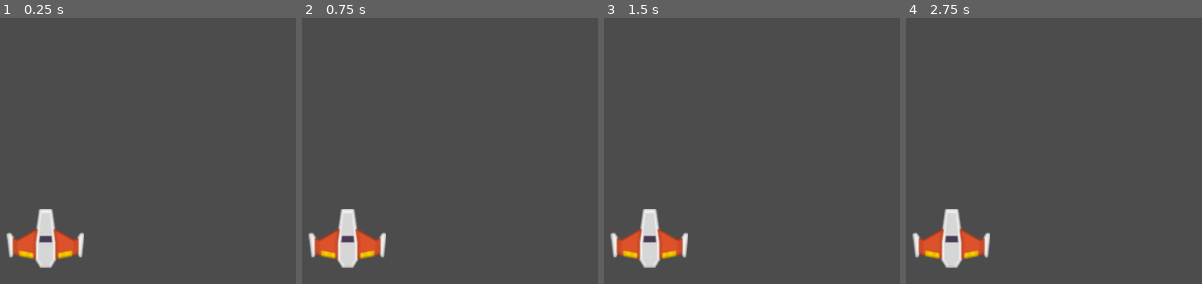
Above: before the commit, frames 1-4 (left to right).
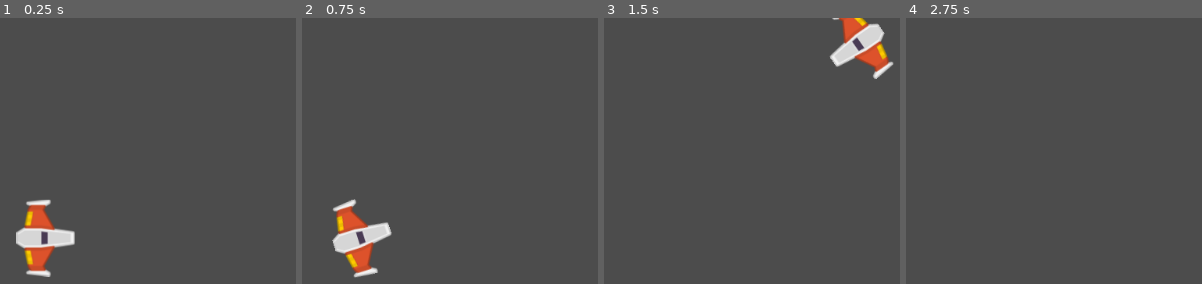
Above: after the commit, the same moments.

Repository: LordDarken75/Meteoritos_Juego
Game: Godot game, scene res://Juego/Naves/NivelTest.tscn
Two runs of this game, one before a commit and one after it. Both use one fixed random seed, a clock stepped at 60 frames per second and the inputs below.
Inputs:
- Up to frame 1 (0.25 s): no input
- Up to frame 2 (0.75 s): tap Enter at 0.5 s; hold W (mover_adelante, bound only after the commit) from 0.53 s (still down); hold A (rotar_antihorario, bound only after the commit) from 0.53 s (still down)
- Up to frame 3 (1.5 s): tap D (rotar_horario, bound only after the commit) at 0.8, 1.35 s; release W (mover_adelante, bound only after the commit) at 1.28 s; release A (rotar_antihorario, bound only after the commit) at 1.28 s; hold S (mover_atras, bound only after the commit) from 1.28 s (still down)
- Up to frame 4 (2.75 s): tap A (rotar_antihorario, bound only after the commit) at 1.55 s; tap Space at 2 s; release S (mover_atras, bound only after the commit) at 2.03 s; hold W (mover_adelante, bound only after the commit) from 2.03 s (still down); hold A (rotar_antihorario, bound only after the commit) from 2.03 s (still down); tap D (rotar_horario, bound only after the commit) at 2.3 s

The runs differ from the first frame. In frame 1, 3.9% of the frame differs, in the area x 2-29%, y 68-98%; in frame 2, 3.8%; in frame 3, 5.6%, in the area x 2-98%, y 0-94%; in frame 4, 3.0%.

Commit message:
Movimiento
Agregado:
- Movimiento adelante / atras
- Rotacion
- Input

Diff:
--- /dev/null
+++ b/Juego/Naves/Player/Player.gd
@@ -0,0 +1,39 @@
+class_name Player
+extends RigidBody2D
+
+## Atributos Export
+export var potencia_motor:int = 20
+export var potencia_rotacion:int = 280
+
+## Atributos
+var empuje:Vector2 = Vector2.ZERO
+var dir_rotacion:int = 0
+
+## Metodos
+func _integrate_forces(state: Physics2DDirectBodyState) -> void:
+	apply_central_impulse(empuje.rotated(rotation))
+	apply_torque_impulse(dir_rotacion * potencia_rotacion)
+
+
+func _process(delta: float) -> void:
+	player_input()
+
+## Metodos custom
+func player_input() -> void:
+	## Empuje
+	empuje = Vector2.ZERO
+	if Input.is_action_pressed("mover_adelante"):
+		empuje = Vector2(potencia_motor, 0)
+	elif Input.is_action_pressed("mover_atras"):
+		empuje = Vector2(-potencia_motor, 0)
+
+	## Rotacion
+	dir_rotacion = 0
+	if Input.is_action_pressed("rotar_antihorario"):
+		dir_rotacion -= 1
+	elif Input.is_action_pressed("rotar_horario"):
+		dir_rotacion += 1
+	pass
+
+func _ready():
+	pass # Replace with function body.
--- a/Juego/Naves/Player/Player.tscn
+++ b/Juego/Naves/Player/Player.tscn
@@ -1,15 +1,24 @@
-[gd_scene load_steps=3 format=2]
+[gd_scene load_steps=5 format=2]
 
 [ext_resource path="res://Juego/Naves/Player/player_orange.png" type="Texture" id=1]
+[ext_resource path="res://Juego/Naves/Player/Player.gd" type="Script" id=2]
+
+[sub_resource type="PhysicsMaterial" id=2]
+friction = 0.0
 
 [sub_resource type="CircleShape2D" id=1]
 radius = 36.0245
 
 [node name="Player" type="RigidBody2D"]
+physics_material_override = SubResource( 2 )
 gravity_scale = 0.0
 can_sleep = false
+linear_damp = 0.0
+angular_damp = 4.0
+script = ExtResource( 2 )
 
 [node name="Sprite" type="Sprite" parent="."]
+rotation = 1.5708
 texture = ExtResource( 1 )
 
 [node name="CollisionShape2D" type="CollisionShape2D" parent="."]
--- a/project.godot
+++ b/project.godot
@@ -8,11 +8,48 @@
 
 config_version=4
 
+_global_script_classes=[ {
+"base": "RigidBody2D",
+"class": "Player",
+"language": "GDScript",
+"path": "res://Juego/Naves/Player/Player.gd"
+} ]
+_global_script_class_icons={
+"Player": ""
+}
+
 [application]
 
 config/name="Meteoritos_Juego"
 run/main_scene="res://Juego/Naves/NivelTest.tscn"
 config/icon="res://icon.png"
+
+[input]
+
+mover_adelante={
+"deadzone": 0.5,
+"events": [ Object(InputEventKey,"resource_local_to_scene":false,"resource_name":"","device":0,"alt":false,"shift":false,"control":false,"meta":false,"command":false,"pressed":false,"scancode":87,"unicode":0,"echo":false,"script":null)
+, Object(InputEventKey,"resource_local_to_scene":false,"resource_name":"","device":0,"alt":false,"shift":false,"control":false,"meta":false,"command":false,"pressed":false,"scancode":16777232,"unicode":0,"echo":false,"script":null)
+ ]
+}
+mover_atras={
+"deadzone": 0.5,
+"events": [ Object(InputEventKey,"resource_local_to_scene":false,"resource_name":"","device":0,"alt":false,"shift":false,"control":false,"meta":false,"command":false,"pressed":false,"scancode":83,"unicode":0,"echo":false,"script":null)
+, Object(InputEventKey,"resource_local_to_scene":false,"resource_name":"","device":0,"alt":false,"shift":false,"control":false,"meta":false,"command":false,"pressed":false,"scancode":16777234,"unicode":0,"echo":false,"script":null)
+ ]
+}
+rotar_horario={
+"deadzone": 0.5,
+"events": [ Object(InputEventKey,"resource_local_to_scene":false,"resource_name":"","device":0,"alt":false,"shift":false,"control":false,"meta":false,"command":false,"pressed":false,"scancode":68,"unicode":0,"echo":false,"script":null)
+, Object(InputEventKey,"resource_local_to_scene":false,"resource_name":"","device":0,"alt":false,"shift":false,"control":false,"meta":false,"command":false,"pressed":false,"scancode":16777233,"unicode":0,"echo":false,"script":null)
+ ]
+}
+rotar_antihorario={
+"deadzone": 0.5,
+"events": [ Object(InputEventKey,"resource_local_to_scene":false,"resource_name":"","device":0,"alt":false,"shift":false,"control":false,"meta":false,"command":false,"pressed":false,"scancode":65,"unicode":0,"echo":false,"script":null)
+, Object(InputEventKey,"resource_local_to_scene":false,"resource_name":"","device":0,"alt":false,"shift":false,"control":false,"meta":false,"command":false,"pressed":false,"scancode":16777231,"unicode":0,"echo":false,"script":null)
+ ]
+}
 
 [physics]
 
